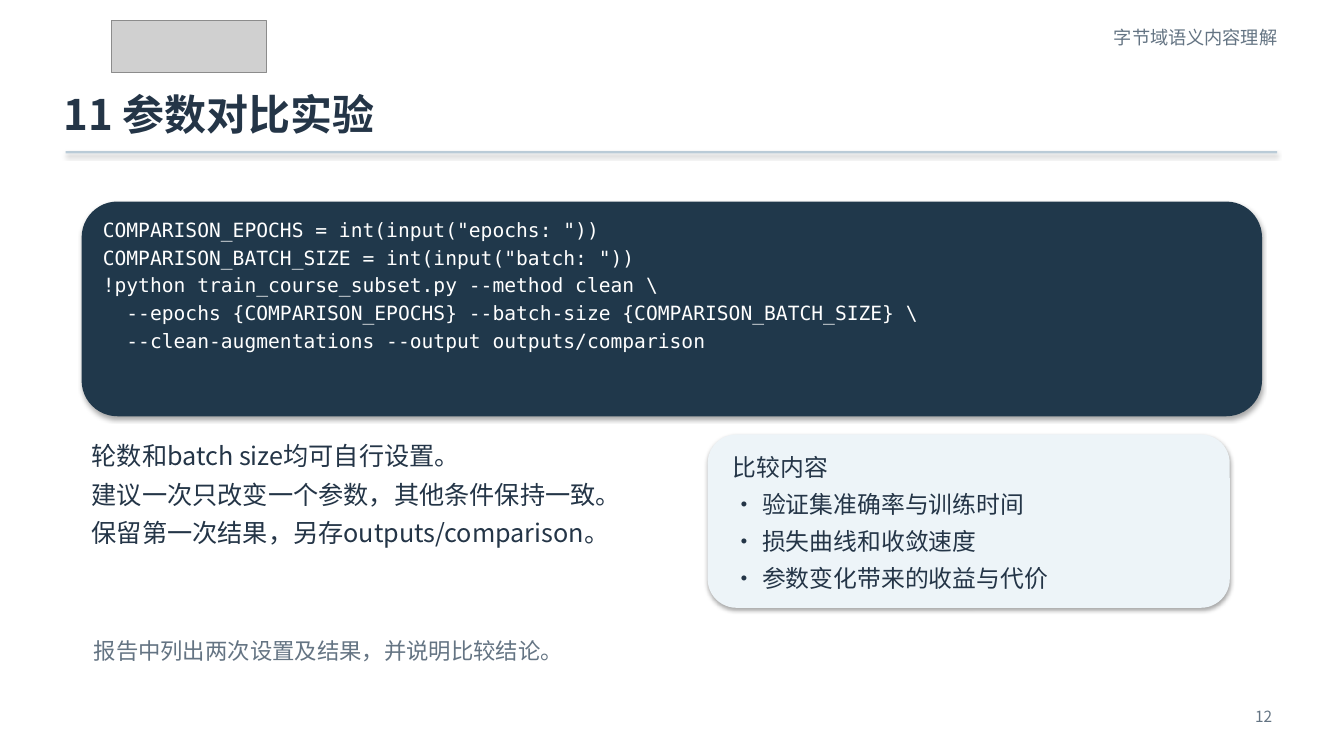
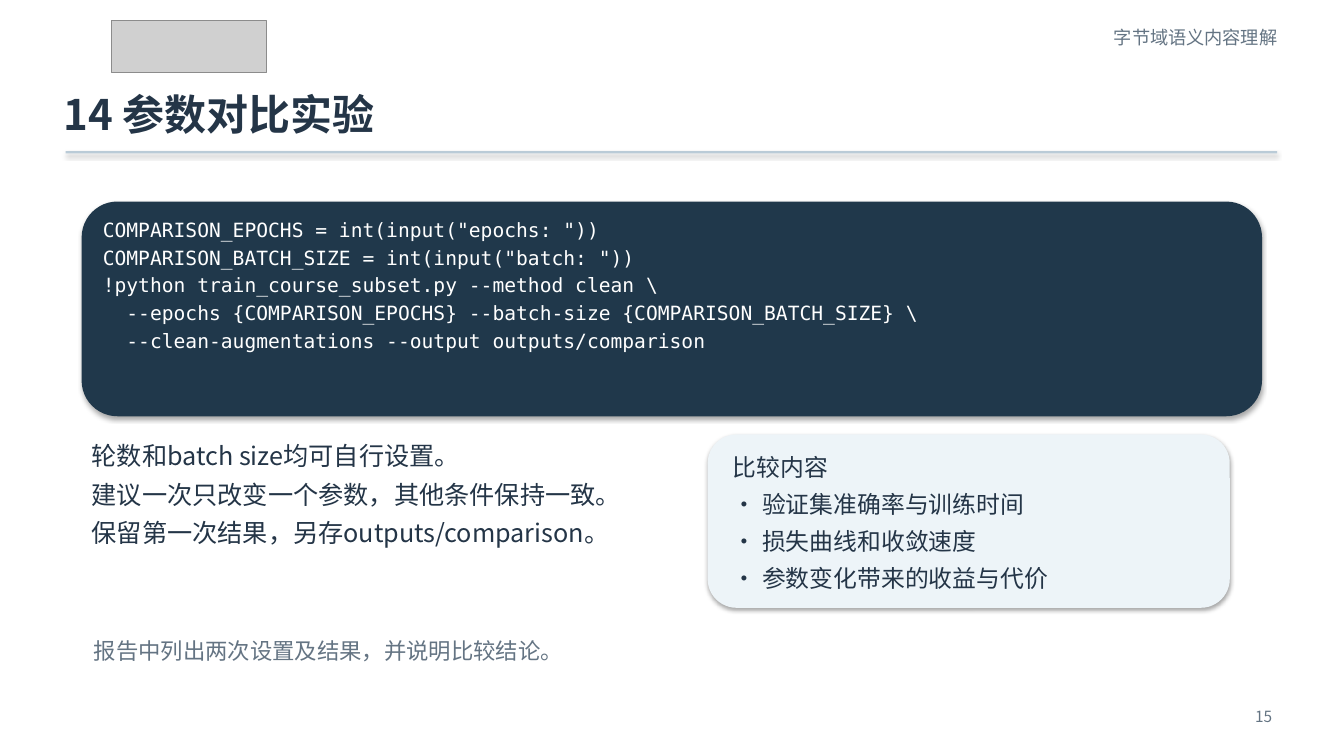
Before and after one commit to Franklin-L/byteformer-mnist-course, a slide deck: slide 15 of docs/ByteFormer_MNIST_零基础实验课.pptx (slide 12 before the commit). Drawn at 1344x756 pixels with LibreOffice and Linux fonts; fonts in the diff are those of the drawing; grey boxes stand for pictures. Boxes give left, top, right and bottom in pixels: in the first picture for what was removed or moved away, otherwise in the second. Text is boxed around its words. In the diff, an @@ line names an element or a change of style, - is before the commit and + after.

```diff
--- a/docs/ByteFormer_MNIST_零基础实验课.pptx
+++ b/docs/ByteFormer_MNIST_零基础实验课.pptx
@@ text at [63, 94, 375, 134]: text changed @@
-11 参数对比实验
+14 参数对比实验
@@ text at [1255, 710, 1272, 722]: text changed @@
-12
+15
```
Also in this commit, not shown: 13 other slides changed, 4 slides added, 1 slide removed, 9 other files.
